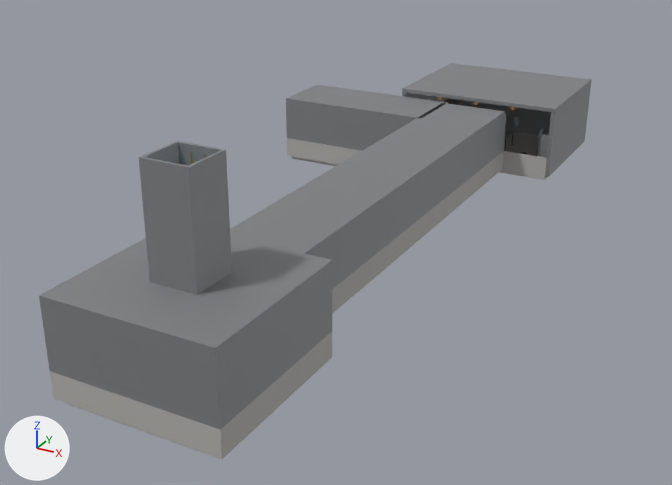
An edit to the Blender file Blender/l3-drowned.blend, drawn before and after from the same camera.
Rendered twice from a 50 mm lens placed at (16.4, -20.6, 16.2), pointed at (-2.2, 13.2, -0.8). Every picture has the same lights, and +X, +Y and +Z are marked at lower left. The older version comes first.

The older version as bpy lines, for what is in view:
```python
me_flood_room = bpy.data.meshes.new('FLOOD_Room')
me_flood_room.from_pydata(...)  # 388 vertices, 286 faces; spans x -4.2..4.2, y 24.3..31.2, z -0.2..3.6
me_flood_room.polygons.foreach_set('use_smooth', [True] * 286)
# faces by material slot: [12, 108, 90, 24, 52]
me_flood_room.materials.append(mat_l3_concrete)  # grey #b3b1ad
me_flood_room.materials.append(mat_l3_wall)  # grey #959799
me_flood_room.materials.append(mat_l3_rust)  # brown #ad8159
me_flood_room.materials.append(mat_l3_cloth)  # grey #696c73
me_flood_room.materials.append(mat_l3_dark)  # dark grey #4b4b4d
me_l3_shell = bpy.data.meshes.new('L3_Shell')
me_l3_shell.from_pydata(...)  # 296 vertices, 222 faces; spans x -9.4..3.2, y -3.2..24.3, z -0.2..7.6
# faces by material slot: [84, 138]
me_l3_shell.materials.append(mat_l3_concrete)  # grey #b3b1ad
me_l3_shell.materials.append(mat_l3_wall)  # grey #959799
ob_flood_room = bpy.data.objects.new('FLOOD_Room', me_flood_room)
ob_flood_room.location = (0.0, 0.0, 0.0)
_m = ob_flood_room.modifiers.new('bevel', 'BEVEL')
_m.width = 0.008
_m.width_pct = 0.008
_m.angle_limit = 0.611
_m.harden_normals = True
ob_l3_shell = bpy.data.objects.new('L3_Shell', me_l3_shell)
ob_l3_shell.location = (0.0, 0.0, 0.0)
```
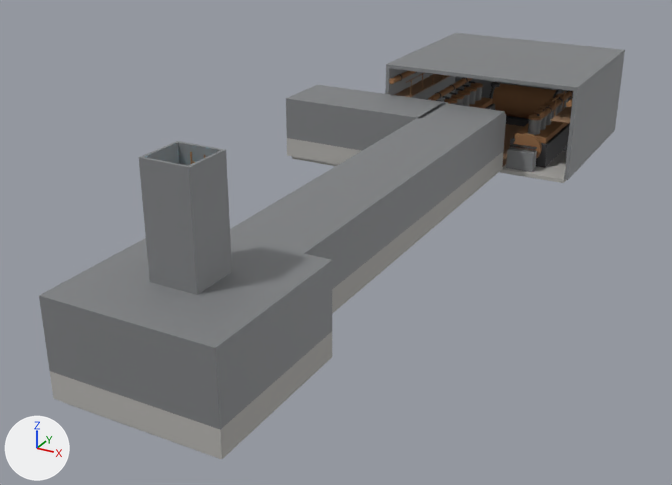
Where the change shows, as pixel boxes [x1, y1, x2, y2] in the pictures (672 x 485 px):
'FLOOD_Room', reshaped (27% wider, 28% taller)
    before: [402, 63, 591, 180]
    after: [385, 33, 625, 183]
part 1 of me_flood_room, added
    after: [500, 150, 567, 183]
part 2 of me_flood_room, added
    after: [385, 68, 455, 102]
part 3 of me_flood_room, added
    after: [564, 53, 625, 180]
part 4 of me_flood_room, added
    after: [455, 76, 573, 101]
part 5 of me_flood_room, added
    after: [386, 33, 625, 91]
part 6 of me_flood_room, added
    after: [502, 124, 524, 167]
part 7 of me_flood_room, added (mostly hidden)
    after: [485, 103, 495, 110]
part 8 of me_flood_room, added (mostly hidden)
    after: [469, 97, 493, 109]
part 9 of me_flood_room, added (brown)
    after: [394, 74, 450, 97]
part 10 of me_flood_room, added
    after: [444, 98, 457, 103]
part 11 of me_flood_room, added
    after: [451, 94, 464, 99]
part 12 of me_flood_room, added
    after: [463, 95, 470, 106]
part 13 of me_flood_room, added
    after: [458, 90, 471, 95]
part 14 of me_flood_room, added
    after: [469, 91, 476, 104]
part 15 of me_flood_room, added
    after: [464, 86, 477, 92]
part 16 of me_flood_room, added
    after: [475, 87, 482, 101]
part 17 of me_flood_room, added
    after: [470, 83, 483, 88]
part 18 of me_flood_room, deleted (mostly hidden)
    before: [435, 97, 550, 156]
part 19 of me_flood_room, reshaped
    before: [402, 63, 591, 180]
    after: [389, 71, 573, 172]
part 20 of me_flood_room, added
    after: [491, 81, 500, 87]

The change in detail:
me_flood_room is used by ob_flood_room; location (0.0, 0.0, 0.0).
me_flood_room had 388 vertices, 286 faces and spanned x -4.2..4.2, y 24.3..31.2, z -0.2..3.6.
me_flood_room now has 2472 vertices, 1498 faces and spans x -5.2..5.2, y 24.3..34.2, z -0.2..4.8.
me_flood_room part 1: a new loose piece, a box spanning x -5.0..5.0, y 24.3..34.0, z -0.2..0.0, in mat_l3_concrete (grey #b3b1ad).
me_flood_room part 2: a new loose piece, a box spanning x -5.2..-5.0, y 24.3..34.2, z 0.0..4.6, in mat_l3_wall (grey #959799).
me_flood_room part 3: a new loose piece, a box spanning x 5.0..5.2, y 24.3..34.2, z 0.0..4.6, in mat_l3_wall (grey #959799).
me_flood_room part 4: a new loose piece, a box spanning x -5.0..5.0, y 34.0..34.2, z 0.0..4.6, in mat_l3_wall (grey #959799).
me_flood_room part 5: a new loose piece, a box spanning x -5.2..5.2, y 24.3..34.2, z 4.6..4.8, in mat_l3_wall (grey #959799).
me_flood_room part 6: a new loose piece, a box spanning x -1.6..1.6, y 24.3..34.0, z 0.0..0.06, in mat_l3_grate (brown #aa896c).
me_flood_room part 7: a new loose piece, a box spanning x -3.6..-1.6, y 25.6..32.2, z 0.0..1.25, in mat_l3_dark (dark grey #4b4b4d).
me_flood_room part 8: a new loose piece, a box spanning x -3.45..-1.75, y 25.8..32.0, z 1.25..1.55, in mat_l3_rust (brown #ad8159).
me_flood_room part 9: a new loose piece, a box spanning x -5.0..-4.0, y 24.3..34.0, z 2.95..3.0, in mat_l3_grate (brown #aa896c).
me_flood_room part 10: a new loose piece, a 14-sided cylinder along z spanning x -2.96..-2.24, y 27.03..27.77, z 2.34..2.46, in mat_l3_rust (brown #ad8159).
me_flood_room part 11: a new loose piece, a 14-sided cylinder along z spanning x -2.96..-2.24, y 28.03..28.77, z 2.34..2.46, in mat_l3_rust (brown #ad8159).
me_flood_room part 12: a new loose piece, a 14-sided cylinder along z spanning x -2.91..-2.29, y 29.08..29.72, z 1.55..2.35, in mat_l3_wall (grey #959799).
me_flood_room part 13: a new loose piece, a 14-sided cylinder along z spanning x -2.96..-2.24, y 29.03..29.77, z 2.34..2.46, in mat_l3_rust (brown #ad8159).
me_flood_room part 14: a new loose piece, a 14-sided cylinder along z spanning x -2.91..-2.29, y 30.08..30.72, z 1.55..2.35, in mat_l3_wall (grey #959799).
me_flood_room part 15: a new loose piece, a 14-sided cylinder along z spanning x -2.96..-2.24, y 30.03..30.77, z 2.34..2.46, in mat_l3_rust (brown #ad8159).
me_flood_room part 16: a new loose piece, a 14-sided cylinder along z spanning x -2.91..-2.29, y 31.08..31.72, z 1.55..2.35, in mat_l3_wall (grey #959799).
me_flood_room part 17: a new loose piece, a 14-sided cylinder along z spanning x -2.96..-2.24, y 31.03..31.77, z 2.34..2.46, in mat_l3_rust (brown #ad8159).
me_flood_room part 18: 36 loose pieces with 308 vertices, spanning x -3.95..3.98, y 24.3..31.0, z -0.14..3.4, are deleted.
me_flood_room part 19: 72 vertices removed from x -4.2..4.2, y 24.3..31.2, z -0.2..3.6; 1872 vertices added at x -5.03..5.03, y 24.3..34.05, z 0.0..4.6.
me_flood_room part 20: 36 vertices added at x -0.23..0.23, y 26.96..27.44, z 3.6..4.6.
Other edits to the shape of me_flood_room do not show in these pictures.
me_flood_room no longer uses material mat_l3_cloth (grey #696c73).
me_flood_room gains material mat_l3_grate (brown #aa896c).
